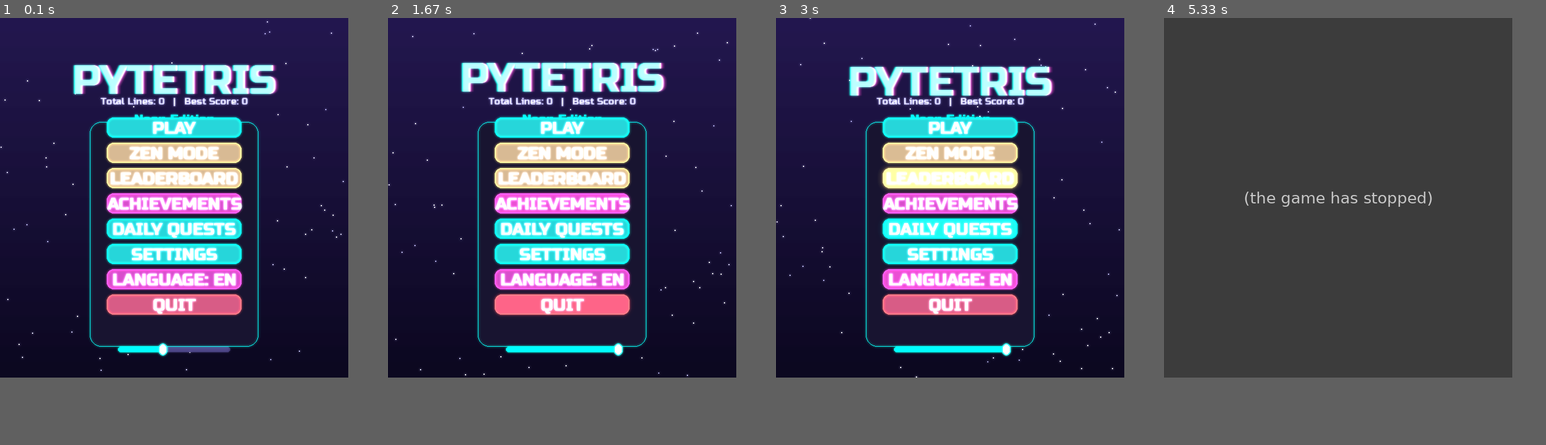
Above: before the commit, frames 1-4 (left to right).
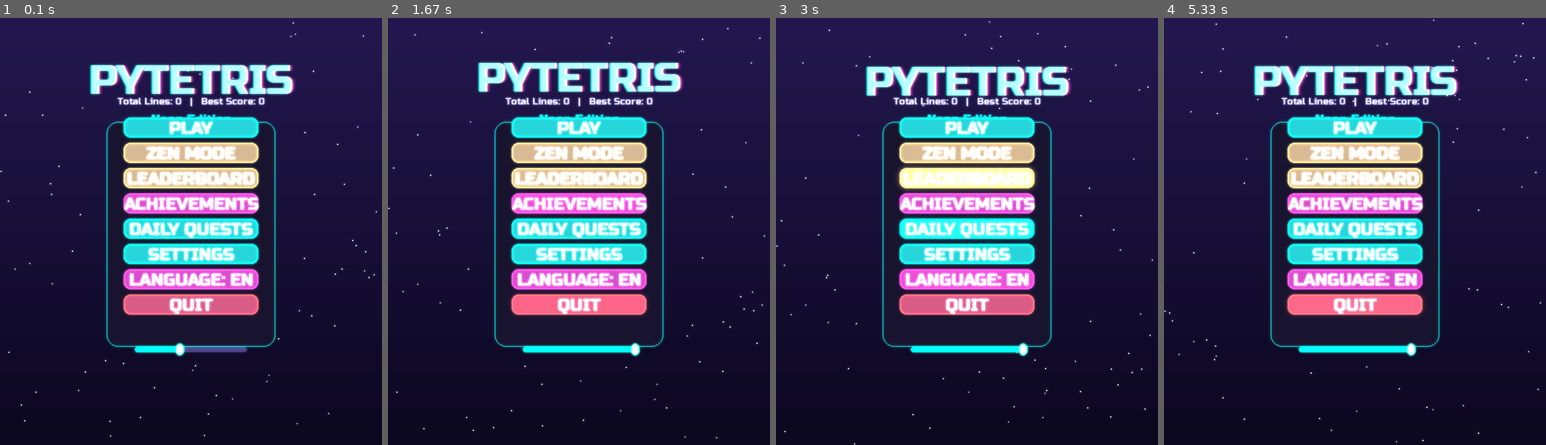
Above: after the commit, the same moments.

Repository: Folombas/PyGame2026
Game: pygame game, started from PyTetris/main.py
Two runs of this game, one before a commit and one after it. Both use one fixed random seed, a clock stepped at 60 frames per second and the inputs below.
Inputs (mouse positions are in pixels of both pictures, inside the frame that each line leads up to):
- Up to frame 1 (0.1 s): no input
- Up to frame 2 (1.67 s): click (579, 231) at 0.38 s; tap Enter at 0.67 s; press the mouse at (567, 351) at 1.03 s; move the mouse to (601, 261) at 1.13 s; release the mouse at (640, 171) at 1.27 s; press the mouse at (579, 201) at 1.37 s; move the mouse to (575, 295) at 1.47 s; release the mouse at (571, 385) at 1.6 s
- Up to frame 3 (3 s): press the mouse at (967, 201) at 1.7 s; move the mouse to (894, 210) at 1.8 s; release the mouse at (825, 218) at 1.93 s; press the mouse at (967, 129) at 2.03 s; move the mouse to (1020, 257) at 2.13 s; release the mouse at (1073, 385) at 2.27 s; press the mouse at (967, 129) at 2.37 s; move the mouse to (940, 146) at 2.47 s; release the mouse at (917, 163) at 2.6 s; press the mouse at (967, 278) at 2.7 s; move the mouse to (986, 222) at 2.8 s; release the mouse at (1005, 171) at 2.93 s
- Up to frame 4 (5.33 s): press the mouse at (1355, 129) at 3.03 s; move the mouse to (1297, 180) at 3.13 s; release the mouse at (1240, 235) at 3.27 s; press the mouse at (1355, 304) at 3.37 s; move the mouse to (1377, 287) at 3.47 s; release the mouse at (1400, 269) at 3.6 s; press the mouse at (1355, 180) at 3.7 s; move the mouse to (1335, 269) at 3.8 s; release the mouse at (1312, 359) at 3.93 s; press the mouse at (1355, 129) at 4.03 s; move the mouse to (1374, 175) at 4.13 s; release the mouse at (1393, 227) at 4.27 s; press the mouse at (1355, 252) at 4.37 s; move the mouse to (1293, 240) at 4.47 s; release the mouse at (1232, 222) at 4.6 s; press the mouse at (1355, 154) at 4.7 s; move the mouse to (1427, 252) at 4.8 s; release the mouse at (1496, 355) at 4.93 s; press the mouse at (1355, 304) at 5.03 s; move the mouse to (1316, 299) at 5.13 s; release the mouse at (1274, 295) at 5.27 s
The window is 620x640 before the commit and 680x760 after it. Grey fills any space a smaller window leaves; there, only what the larger window draws over its background counts as a difference.

The runs differ from the first frame. In frame 1, 18% of the frame differs, in the area x 0-100%, y 0-99%; in frame 2, 18%; in frame 3, 18%; in frame 4, 80%, in the area x 0-100%, y 0-100%.
Before the commit the program exited at 5.27 s; later frames show no game.

Commit message:
style(ui): increase window size to 680x760 and center the game board

Diff:
--- a/PyTetris/main.py
+++ b/PyTetris/main.py
@@ -36,8 +36,8 @@
 renderer = BlockRenderer()
 
 # Координаты
-board_x = 20
-board_y = 20
+board_x = 30
+board_y = 80
 sidebar_x = board_x + S.BOARD_W + 30
 
 # Глобальные UI элементы
--- a/PyTetris/settings.py
+++ b/PyTetris/settings.py
@@ -2,9 +2,9 @@
 COLS, ROWS = 10, 20
 BOARD_W = COLS * CELL
 BOARD_H = ROWS * CELL
-SIDEBAR = 280
-WIDTH = BOARD_W + SIDEBAR + 40
-HEIGHT = BOARD_H + 40
+SIDEBAR = 320
+WIDTH = BOARD_W + SIDEBAR + 60
+HEIGHT = 760
 FPS = 60
 
 BG        = (12, 10, 24)
